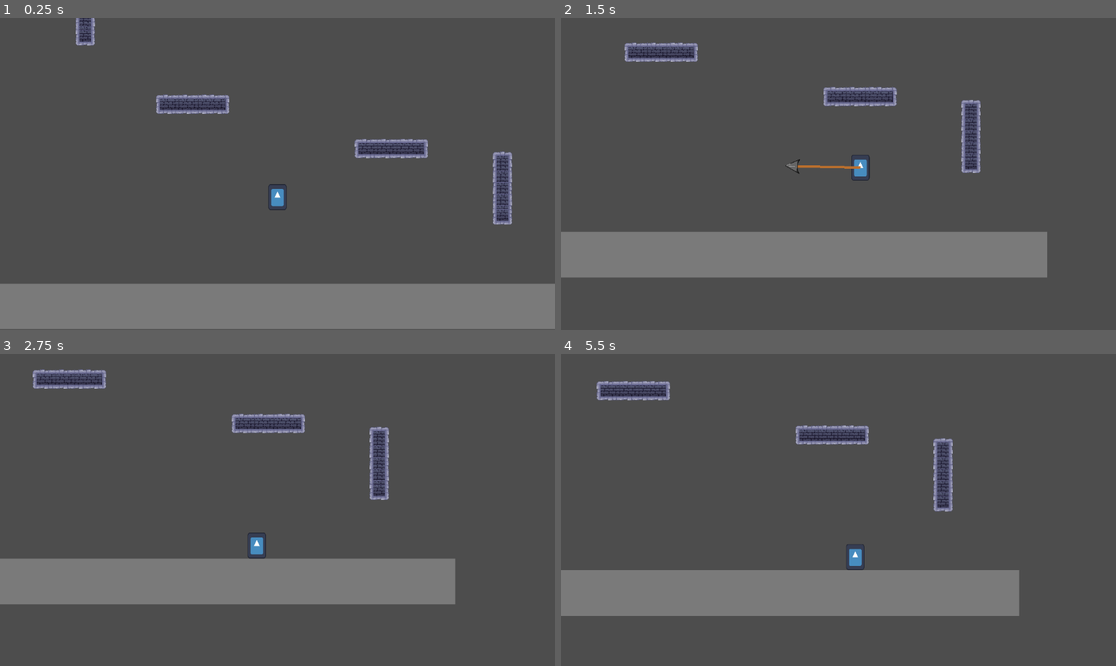
Above: before the commit, frames 1-4 (two rows, left to right).
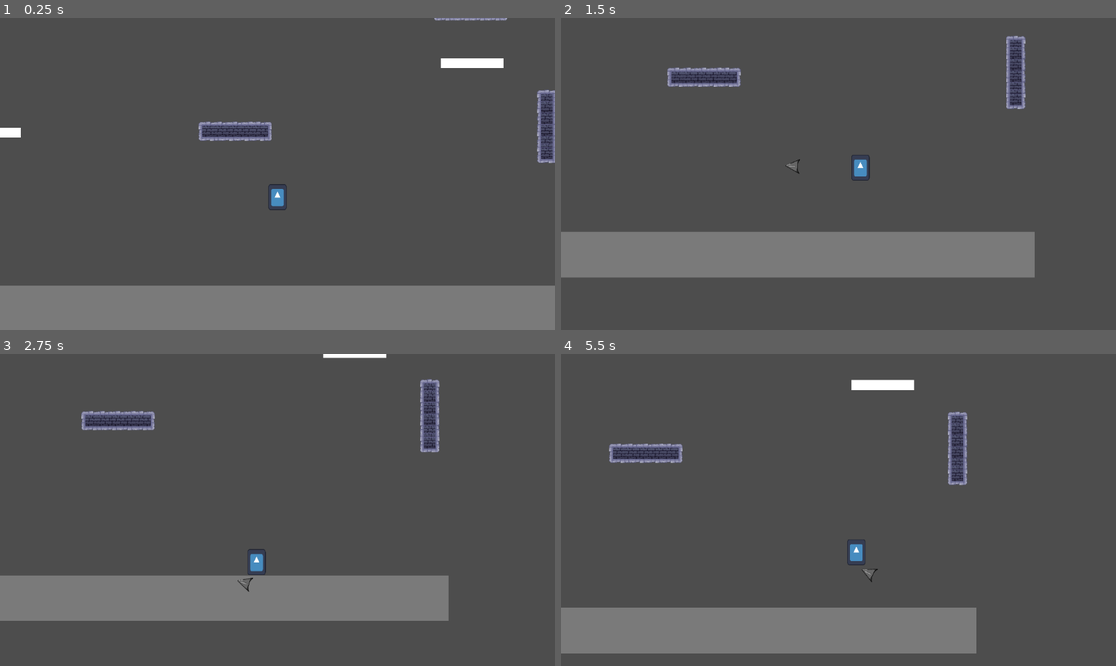
Above: after the commit, the same moments.

Repository: SuatMartin/Plunger-Grappler
Game: Godot game, scene res://Levels/level2.tscn
The game is run twice, just before and just after one commit, with the same random seed, the same clock (stepped at 60 frames per second) and the same inputs. Before the commit the project starts from res://Levels/test_level.tscn. The engine's default icon, where the game draws it, is replaced by a stand-in: a white triangle on a blue panel in a dark square.
Inputs (mouse positions are in pixels of both pictures, inside the frame that each line leads up to):
- Up to frame 1 (0.25 s): no input
- Up to frame 2 (1.5 s): move the mouse to (960, 158) at 0.52 s; hold Right mouse button (release) 0.53-1.28 s; hold D (right) from 0.53 s (still down); tap Space (jump) at 0.77 s; move the mouse to (727, 189) at 1.27 s; click (727, 189) at 1.35 s
- Up to frame 3 (2.75 s): tap Space (jump) at 1.52 s; move the mouse to (333, 441) at 2.02 s; release D (right) at 2.03 s; hold A (left) from 2.03 s (still down); hold Right mouse button (release) from 2.03 s (still down)
- Up to frame 4 (5.5 s): move the mouse to (810, 572) at 2.77 s; release A (left) at 2.78 s; release Right mouse button (release) at 2.78 s; hold D (right) 2.78-4.28 s; click (810, 572) at 2.85 s; tap Space (jump) at 3.02, 3.77, 4.52 s; move the mouse to (1005, 556) at 3.52 s; hold Right mouse button (release) 3.53-4.28 s; move the mouse to (672, 463) at 4.27 s; hold A (left) 4.28-5.03 s; click (672, 463) at 4.35 s; move the mouse to (866, 510) at 5.02 s; hold D (right) from 5.03 s (still down); hold Right mouse button (release) from 5.03 s (still down)

The runs differ from the first frame. In frame 1, 4.4% of the frame differs, in the area x 0-100%, y 0-100%; in frame 2, 3.3%; in frame 3, 12%; in frame 4, 22%, in the area x 0-83%, y 8-96%.
Error after the commit: Invalid assignment of property or key 'visible' with value of type 'bool' on a base object of type 'null instance'. (res://Objects/Plunger/plunger.gd:32)

Commit message:
better lvl2 platform placement

Diff:
--- a/Levels/level2.tscn
+++ b/Levels/level2.tscn
@@ -1,7 +1,6 @@
-[gd_scene load_steps=14 format=3 uid="uid://duwa4mlvdagv4"]
+[gd_scene load_steps=13 format=3 uid="uid://duwa4mlvdagv4"]
 
 [ext_resource type="PackedScene" uid="uid://cpuxg6ercyfm6" path="res://Objects/Player/player.tscn" id="1_lu1d7"]
-[ext_resource type="Script" path="res://Levels/Platform.gd" id="2_t0x81"]
 [ext_resource type="Texture2D" uid="uid://bv607ps7bmku2" path="res://Art/Dungeon Tiles #1 64x64.png" id="4_kn7n8"]
 
 [sub_resource type="QuadMesh" id="QuadMesh_0btwh"]
@@ -1694,8 +1693,7 @@
 can_double_jump = false
 
 [node name="Platform" type="StaticBody2D" parent="."]
-position = Vector2(844, 586)
-script = ExtResource("2_t0x81")
+position = Vector2(1413, -176)
 
 [node name="CollisionShape2D" type="CollisionShape2D" parent="Platform"]
 position = Vector2(6, 42)
@@ -1725,7 +1723,7 @@
 layer_0/tile_data = PackedInt32Array(-65544, 0, 0, -8, 0, 1, 65528, 0, 2, 131064, 0, 3, -65543, 65536, 0, -7, 65536, 1, …(1512 unchanged characters)…
 
 [node name="Wall" type="StaticBody2D" parent="."]
-position = Vector2(1015, 789)
+position = Vector2(1680, 354)
 
 [node name="CollisionShape2D" type="CollisionShape2D" parent="Wall"]
 position = Vector2(51, -6)
@@ -1740,7 +1738,7 @@
 layer_0/tile_data = PackedInt32Array(-458753, 3, 1, -393217, 3, 2, -524288, 65539, 1, -458752, 65539, 2, -327681, 3, 1, …(1643 unchanged characters)…
 
 [node name="Platform2" type="StaticBody2D" parent="."]
-position = Vector2(564, 761)
+position = Vector2(436, 323)
 
 [node name="CollisionShape2D" type="CollisionShape2D" parent="Platform2"]
 position = Vector2(6, 42)
@@ -1758,7 +1756,7 @@
 layer_0/tile_data = PackedInt32Array(-65544, 0, 0, -8, 0, 1, 65528, 0, 2, 131064, 0, 3, -65543, 65536, 0, -7, 65536, 1, …(1512 unchanged characters)…
 
 [node name="Platform3" type="StaticBody2D" parent="."]
-position = Vector2(57, 763)
+position = Vector2(-1199, 337)
 
 [node name="CollisionShape2D" type="CollisionShape2D" parent="Platform3"]
 position = Vector2(6, 42)
@@ -1770,7 +1768,7 @@
 mesh = SubResource("QuadMesh_vtqdk")
 
 [node name="Platform3 moves here" type="StaticBody2D" parent="Platform3"]
-position = Vector2(234, -1)
+position = Vector2(611, -1)
 
 [node name="CollisionShape2D" type="CollisionShape2D" parent="Platform3/Platform3 moves here"]
 position = Vector2(6, 42)
@@ -1788,7 +1786,7 @@
 layer_0/tile_data = PackedInt32Array(-65544, 0, 0, -8, 0, 1, 65528, 0, 2, 131064, 0, 3, -65543, 65536, 0, -7, 65536, 1, …(1512 unchanged characters)…
 
 [node name="Platform4" type="StaticBody2D" parent="."]
-position = Vector2(288, 608)
+position = Vector2(-171, -516)
 
 [node name="CollisionShape2D" type="CollisionShape2D" parent="Platform4"]
 position = Vector2(6, 42)
@@ -1806,7 +1804,7 @@
 layer_0/tile_data = PackedInt32Array(-65544, 0, 0, -8, 0, 1, 65528, 0, 2, 131064, 0, 3, -65543, 65536, 0, -7, 65536, 1, …(1512 unchanged characters)…
 
 [node name="Wall2" type="StaticBody2D" parent="."]
-position = Vector2(-20, 691)
+position = Vector2(-613, -931)
 
 [node name="CollisionShape2D" type="CollisionShape2D" parent="Wall2"]
 position = Vector2(51, -6)
@@ -1821,7 +1819,7 @@
 layer_0/tile_data = PackedInt32Array(-458753, 3, 1, -393217, 3, 2, -524288, 65539, 1, -458752, 65539, 2, -327681, 3, 1, …(1643 unchanged characters)…
 
 [node name="Wall3" type="StaticBody2D" parent="."]
-position = Vector2(491, 446)
+position = Vector2(722, -1895)
 
 [node name="CollisionShape2D" type="CollisionShape2D" parent="Wall3"]
 position = Vector2(51, -6)
@@ -1850,7 +1848,7 @@
 layer_0/tile_data = PackedInt32Array(-458753, 3, 1, -393217, 3, 2, -524288, 65539, 1, -458752, 65539, 2, -327681, 3, 1, …(1643 unchanged characters)…
 
 [node name="Wall4" type="StaticBody2D" parent="."]
-position = Vector2(-21, 404)
+position = Vector2(-610, -1222)
 
 [node name="CollisionShape2D" type="CollisionShape2D" parent="Wall4"]
 position = Vector2(51, -6)
@@ -1865,7 +1863,7 @@
 layer_0/tile_data = PackedInt32Array(-458753, 3, 1, -393217, 3, 2, -524288, 65539, 1, -458752, 65539, 2, -327681, 3, 1, …(1643 unchanged characters)…
 
 [node name="Platform5" type="StaticBody2D" parent="."]
-position = Vector2(225, 104)
+position = Vector2(226, -1172)
 
 [node name="CollisionShape2D" type="CollisionShape2D" parent="Platform5"]
 position = Vector2(6, 42)
@@ -1895,7 +1893,7 @@
 layer_0/tile_data = PackedInt32Array(-65544, 0, 0, -8, 0, 1, 65528, 0, 2, 131064, 0, 3, -65543, 65536, 0, -7, 65536, 1, …(1512 unchanged characters)…
 
 [node name="NextLvl" type="StaticBody2D" parent="."]
-position = Vector2(402, 52)
+position = Vector2(-166, -2618)
 
 [node name="CollisionShape2D" type="CollisionShape2D" parent="NextLvl"]
 position = Vector2(51, -6)
--- a/project.godot
+++ b/project.godot
@@ -11,7 +11,7 @@
 [application]
 
 config/name="PlungerGrappler"
-run/main_scene="res://Levels/test_level.tscn"
+run/main_scene="res://Levels/level2.tscn"
 config/features=PackedStringArray("4.2", "Mobile")
 config/icon="res://icon.svg"
 
